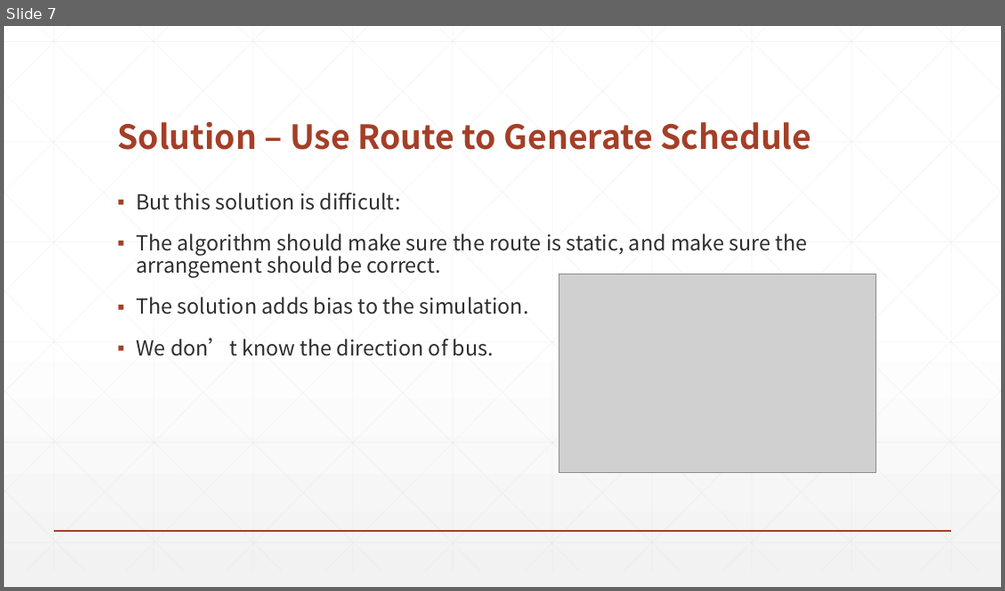
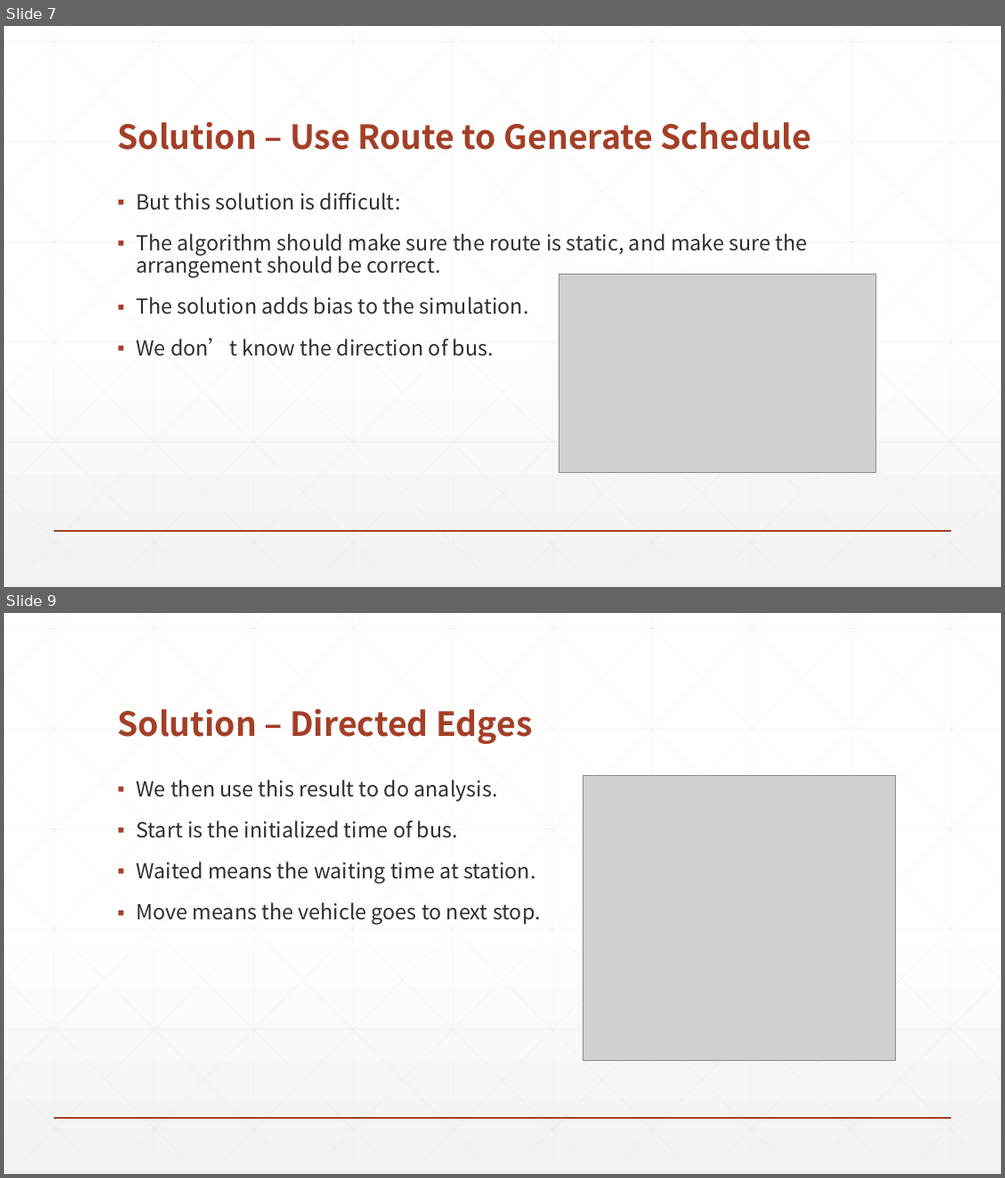
Before and after one commit to Lyther/Cargo-impl, a slide deck: Document/Innovation-project/pre-final.pptx. Shown one above the other, each under a label of ours: slide 7 before the commit, slides 7 and 9 after it; the slides between them are not shown. The pictures are 1005x591 and 1005x1178 pixels, drawn with LibreOffice and Linux fonts; fonts in the diff are those of the drawing; grey boxes stand for pictures. Boxes give left, top, right and bottom in pixels: in the first picture for what was removed or moved away, otherwise in the second. Text is boxed around its words. In the diff, an @@ line names an element or a change of style, - is before the commit and + after.

```diff
--- a/Document/Innovation-project/pre-final.pptx
+++ b/Document/Innovation-project/pre-final.pptx
@@ slide 9 added at [4,613,1001,1174], background gradient #FFFFFF to #F2F2F2; not listed: 47 template elements that a slide beside it also shows @@
@@ title added at [117,708,532,744], 32 pt, text #A43F27, bold @@
+Solution – Directed Edges
@@ text added at [136,779,541,925], 20 pt, text #2D2E2D @@
+▪ We then use this result to do analysis.
+▪ Start is the initialized time of bus.
+▪ Waited means the waiting time at station.
+▪ Move means the vehicle goes to next stop.
@@ picture added at [582,775,896,1061] @@
```
Also in this commit, not shown: 3 other slides added, 9 slides removed, 2 other files.
